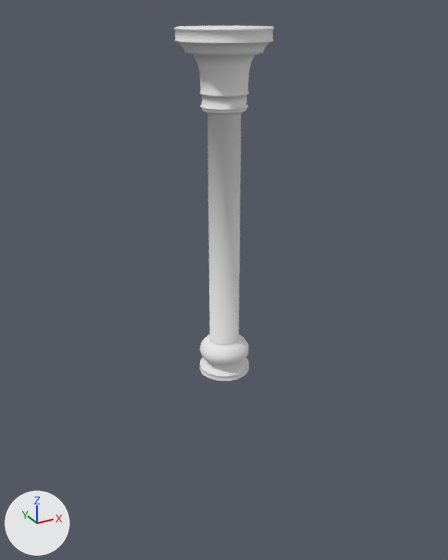
One commit to the FBX model Assets/Models/column_LP.fbx: the scene before it, then after it.
Camera for both pictures: a camera (50 mm lens) standing at (-18.1, -32.8, 19.7) and looking at (0.4, 0.8, 2.9). Arrows for +X, +Y and +Z are at lower left; the lights stay in place.

The scene before the commit, as lines of its bpy script (objects in view):
```python
me_cylinder = bpy.data.meshes.new('Cylinder')
me_cylinder.from_pydata(...)  # 1330 vertices, 1344 faces; spans x -2.8..2.8, y -2.8..2.8, z -3.4..18.7
me_cylinder.materials.append(mat_column_mat)  # white #e7e7e7
ob_column_lp = bpy.data.objects.new('Column_LP', me_cylinder)
ob_column_lp.location = (0.0, 0.0, 0.0)
```
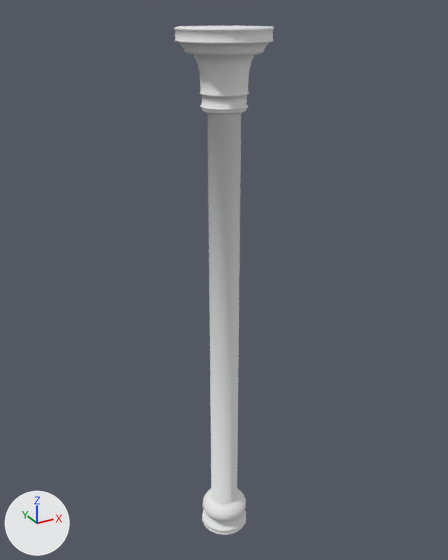
The newer file is also turned or shifted as a whole; pictures and numbers use the older file's frame.

Pixel boxes (x1, y1, x2, y2) of what changed, in the pictures (448 x 560 px; the box of a moved part takes in the faces that stretch with it):
'Column_LP', reshaped (43% taller)
    before: (174, 26, 274, 381)
    after: (174, 26, 274, 535)
part 1 of me_cylinder, moved or reshaped
    before: (200, 334, 249, 381)
    after: (202, 323, 246, 535)

The change, as a diff of the scene's bpy script:
```diff
--- a/Assets/Models/column_LP.fbx.py
+++ b/Assets/Models/column_LP.fbx.py
@@ me_cylinder @@
 # used by ob_column_lp; location = (0.0, 0.0, 0.0)
-me_cylinder.from_pydata(...)  # 1330 vertices, 1344 faces; spans x -2.8..2.8, y -2.8..2.8, z -3.4..18.7
+me_cylinder.from_pydata(...)  # 1346 vertices, 1360 faces; spans x -2.8..2.8, y -2.8..2.8, z -17.2..18.7
+# me_cylinder part 1: 16 vertices moved from x -1.0..1.0, y -1.0..1.0, z -0.9 to x -1.0..1.0, y -1.0..1.0, z 0.3; 609 vertices removed from x -1.7..1.7, y -1.7..1.7, z -3.4..-0.9; 625 vertices added at x -1.7..1.7, y -1.7..1.7, z -17.2..-14.7
 me_cylinder.materials.append(mat_column_mat)
```
